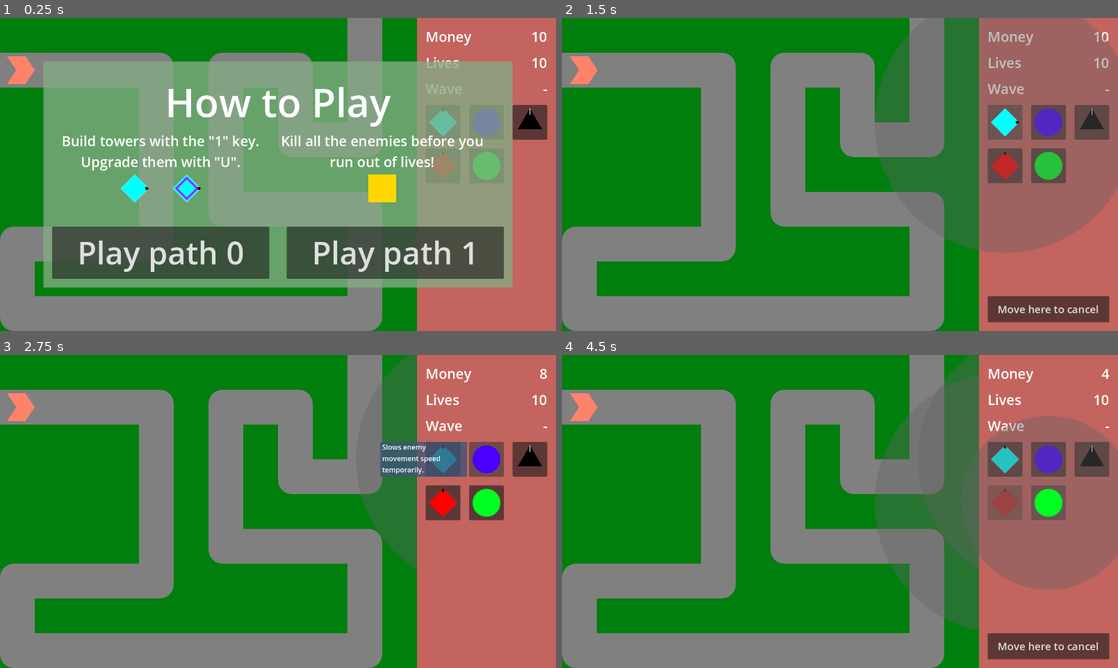
Above: before the commit, frames 1-4 (two rows, left to right).
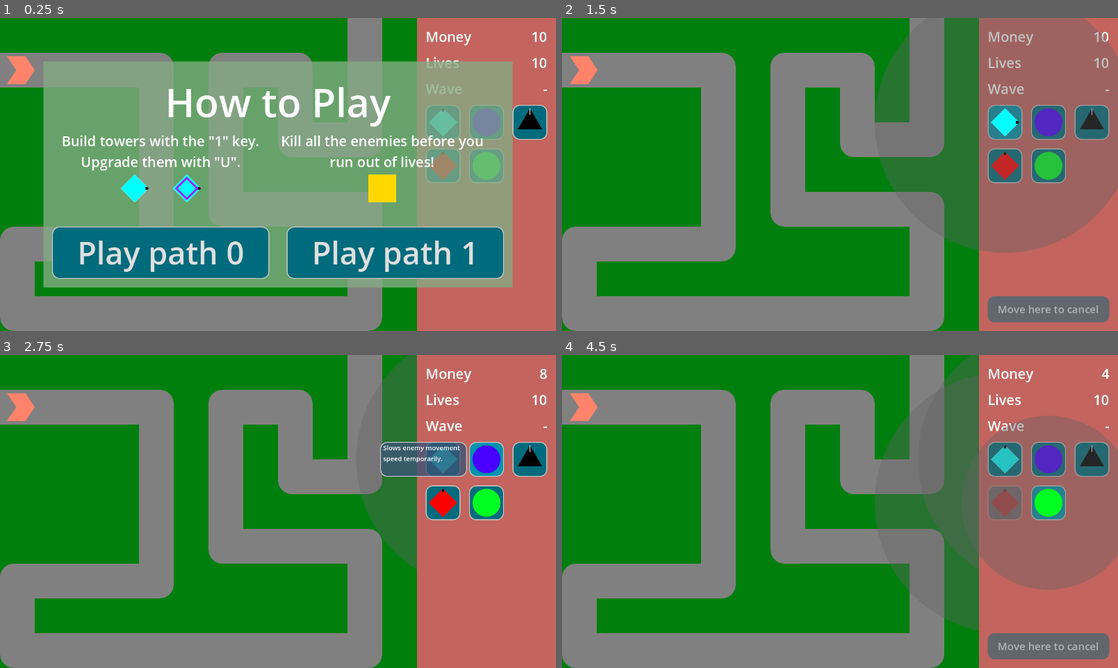
Above: after the commit, the same moments.

Repository: phrasmotica/godot-tower-defence
Game: Godot game, scene res://scenes/game.tscn
Same seed, same stepped clock (60 frames per second), same inputs: the game is played once before the commit and once after it.
Inputs (mouse positions are in pixels of both pictures, inside the frame that each line leads up to):
- Up to frame 1 (0.25 s): no input
- Up to frame 2 (1.5 s): click "Play path 0" at 0.5 s; click (1006, 121) at 1.25 s
- Up to frame 3 (2.75 s): click (489, 458) at 2 s
- Up to frame 4 (4.5 s): click (1090, 458) at 2.75 s; click (1006, 502) at 3.5 s; click (1051, 502) at 4.25 s

The runs differ from the first frame. In frame 1, 12% of the frame differs, in the area x 9-99%, y 27-84%; in frame 2, 4.1%; in frame 3, 2.3%; in frame 4, 3.7%.

Commit message:
Create UI theme and add specifications for buttons and panel containers

Diff:
--- /dev/null
+++ b/assets/themes/td_theme.tres
@@ -0,0 +1,78 @@
+[gd_resource type="Theme" load_steps=7 format=3 uid="uid://bqnr1830yqwqe"]
+
+[sub_resource type="StyleBoxFlat" id="StyleBoxFlat_2uvb4"]
+bg_color = Color(0, 0.419608, 0.486275, 0.392157)
+border_width_left = 2
+border_width_top = 2
+border_width_right = 2
+border_width_bottom = 2
+border_color = Color(0.8, 0.8, 0.8, 0.313726)
+corner_radius_top_left = 16
+corner_radius_top_right = 16
+corner_radius_bottom_right = 16
+corner_radius_bottom_left = 16
+
+[sub_resource type="StyleBoxFlat" id="StyleBoxFlat_pq3jk"]
+bg_color = Color(6.73831e-07, 0.576408, 0.6651, 1)
+border_width_left = 2
+border_width_top = 2
+border_width_right = 2
+border_width_bottom = 2
+corner_radius_top_left = 16
+corner_radius_top_right = 16
+corner_radius_bottom_right = 16
+corner_radius_bottom_left = 16
+
+[sub_resource type="StyleBoxFlat" id="StyleBoxFlat_xjamj"]
+bg_color = Color(0, 0.419608, 0.486275, 1)
+border_width_left = 2
+border_width_top = 2
+border_width_right = 2
+border_width_bottom = 2
+corner_radius_top_left = 16
+corner_radius_top_right = 16
+corner_radius_bottom_right = 16
+corner_radius_bottom_left = 16
+
+[sub_resource type="StyleBoxFlat" id="StyleBoxFlat_celpd"]
+bg_color = Color(6.49765e-07, 0.351266, 0.408333, 1)
+border_width_left = 2
+border_width_top = 2
+border_width_right = 2
+border_width_bottom = 2
+corner_radius_top_left = 16
+corner_radius_top_right = 16
+corner_radius_bottom_right = 16
+corner_radius_bottom_left = 16
+
+[sub_resource type="StyleBoxFlat" id="StyleBoxFlat_xnvu8"]
+bg_color = Color(0, 0.419608, 0.486275, 0.498039)
+corner_radius_top_left = 16
+corner_radius_top_right = 16
+corner_radius_bottom_right = 16
+corner_radius_bottom_left = 16
+
+[sub_resource type="StyleBoxFlat" id="StyleBoxFlat_26c2h"]
+bg_color = Color(0.235294, 0.329412, 0.462745, 0.784314)
+border_width_left = 2
+border_width_top = 2
+border_width_right = 2
+border_width_bottom = 2
+corner_radius_top_left = 16
+corner_radius_top_right = 16
+corner_radius_bottom_right = 16
+corner_radius_bottom_left = 16
+
+[resource]
+Button/font_sizes/font_size = 24
+Button/styles/disabled = SubResource("StyleBoxFlat_2uvb4")
+Button/styles/hover = SubResource("StyleBoxFlat_pq3jk")
+Button/styles/normal = SubResource("StyleBoxFlat_xjamj")
+Button/styles/pressed = SubResource("StyleBoxFlat_celpd")
+ButtonArea/base_type = &"Button"
+ButtonArea/colors/font_color = Color(1, 1, 1, 0.498039)
+ButtonArea/styles/normal = SubResource("StyleBoxFlat_xnvu8")
+Label/font_sizes/font_size = 15
+MarginContainer/constants/margin_left = 5
+MarginContainer/constants/margin_right = 5
+PanelContainer/styles/panel = SubResource("StyleBoxFlat_26c2h")
--- a/scenes/ui/create_tower_button.tscn
+++ b/scenes/ui/create_tower_button.tscn
@@ -1,16 +1,19 @@
-[gd_scene load_steps=3 format=3 uid="uid://b33exbjvcsol6"]
+[gd_scene load_steps=4 format=3 uid="uid://b33exbjvcsol6"]
 
+[ext_resource type="Theme" uid="uid://bqnr1830yqwqe" path="res://assets/themes/td_theme.tres" id="1_7nris"]
 [ext_resource type="Texture2D" uid="uid://b3723x1ovx18d" path="res://assets/sprites/tower1.png" id="1_gsfqf"]
 [ext_resource type="Script" path="res://scripts/create_tower_button.gd" id="2_8baml"]
 
-[node name="CreateTowerButton" type="Button"]
+[node name="CreateTowerButton" type="Button" node_paths=PackedStringArray("description_text")]
 offset_right = 80.0
 offset_bottom = 80.0
 focus_mode = 0
+theme = ExtResource("1_7nris")
 icon = ExtResource("1_gsfqf")
 icon_alignment = 1
 script = ExtResource("2_8baml")
 action_name = &"tower_1"
+description_text = NodePath("TowerDescription/Background/MarginContainer/Label")
 
 [node name="TowerDescription" type="Control" parent="."]
 anchors_preset = 0
@@ -18,19 +21,19 @@
 offset_right = -5.0
 offset_bottom = 80.0
 
-[node name="Background" type="ColorRect" parent="TowerDescription"]
+[node name="Background" type="PanelContainer" parent="TowerDescription"]
 layout_mode = 0
 offset_right = 200.0
 offset_bottom = 80.0
-color = Color(0.235294, 0.329412, 0.462745, 0.784314)
+theme = ExtResource("1_7nris")
 
-[node name="Label" type="Label" parent="TowerDescription"]
-layout_mode = 0
-offset_left = 5.0
-offset_right = 195.0
-offset_bottom = 80.0
-theme_override_font_sizes/font_size = 16
-text = "Tower description goes here, and will be altered by whichever tower the button is for."
+[node name="MarginContainer" type="MarginContainer" parent="TowerDescription/Background"]
+layout_mode = 2
+
+[node name="Label" type="Label" parent="TowerDescription/Background/MarginContainer"]
+custom_minimum_size = Vector2(0, 75)
+layout_mode = 2
+text = "Shoots simple bullets at enemies."
 autowrap_mode = 2
 text_overrun_behavior = 3
 
--- a/scenes/ui/game_over.tscn
+++ b/scenes/ui/game_over.tscn
@@ -1,6 +1,7 @@
-[gd_scene load_steps=2 format=3 uid="uid://bfpflw4sl38vd"]
+[gd_scene load_steps=3 format=3 uid="uid://bfpflw4sl38vd"]
 
 [ext_resource type="Script" path="res://scripts/game_over.gd" id="1_7ke0v"]
+[ext_resource type="Theme" uid="uid://bqnr1830yqwqe" path="res://assets/themes/td_theme.tres" id="2_o0clg"]
 
 [node name="GameOver" type="Control"]
 layout_mode = 3
@@ -52,6 +53,7 @@
 offset_right = 780.0
 offset_bottom = 490.0
 mouse_default_cursor_shape = 2
+theme = ExtResource("2_o0clg")
 theme_override_font_sizes/font_size = 72
 text = "Restart"
 
--- a/scenes/ui/game_ui.tscn
+++ b/scenes/ui/game_ui.tscn
@@ -1,6 +1,7 @@
-[gd_scene load_steps=14 format=3 uid="uid://drho24vtc7gs3"]
+[gd_scene load_steps=15 format=3 uid="uid://drho24vtc7gs3"]
 
 [ext_resource type="Script" path="res://scripts/game_ui.gd" id="1_7yk5n"]
+[ext_resource type="Theme" uid="uid://bqnr1830yqwqe" path="res://assets/themes/td_theme.tres" id="1_px4ul"]
 [ext_resource type="PackedScene" uid="uid://bm6ytyxvbceh0" path="res://scenes/towers/gun_tower.tscn" id="2_86mwy"]
 [ext_resource type="PackedScene" uid="uid://b33exbjvcsol6" path="res://scenes/ui/create_tower_button.tscn" id="2_in1v2"]
 [ext_resource type="Texture2D" uid="uid://bauh87fo4ohfx" path="res://assets/sprites/slowTower.png" id="4_ydxgj"]
@@ -180,6 +181,7 @@
 offset_right = 300.0
 offset_bottom = 140.0
 focus_mode = 0
+theme = ExtResource("1_px4ul")
 theme_override_font_sizes/font_size = 24
 text = "Sell"
 
@@ -191,7 +193,8 @@
 offset_right = 300.0
 offset_bottom = 700.0
 focus_mode = 0
-theme_override_font_sizes/font_size = 24
+theme = ExtResource("1_px4ul")
+theme_type_variation = &"ButtonArea"
 text = "Move here to cancel"
 
 [node name="CancelArea" type="Area2D" parent="ColorRect/CancelButton"]
--- a/scenes/ui/start_game.tscn
+++ b/scenes/ui/start_game.tscn
@@ -1,9 +1,10 @@
-[gd_scene load_steps=5 format=3 uid="uid://c4jpggyrn7oc2"]
+[gd_scene load_steps=6 format=3 uid="uid://c4jpggyrn7oc2"]
 
 [ext_resource type="Script" path="res://scripts/start_game.gd" id="1_1nknf"]
 [ext_resource type="Texture2D" uid="uid://b3723x1ovx18d" path="res://assets/sprites/tower1.png" id="1_pmmug"]
 [ext_resource type="Texture2D" uid="uid://bqxjks1khgpr4" path="res://assets/sprites/tower1upgrade1.png" id="2_oohv1"]
 [ext_resource type="Texture2D" uid="uid://da1oud3sx5goq" path="res://assets/sprites/enemy1.jpg" id="3_it5qd"]
+[ext_resource type="Theme" uid="uid://bqnr1830yqwqe" path="res://assets/themes/td_theme.tres" id="5_8fbss"]
 
 [node name="StartGame" type="Control"]
 layout_mode = 3
@@ -115,6 +116,7 @@
 offset_right = 520.0
 offset_bottom = 500.0
 mouse_default_cursor_shape = 2
+theme = ExtResource("5_8fbss")
 theme_override_font_sizes/font_size = 72
 text = "Play path 0"
 
@@ -125,6 +127,7 @@
 offset_right = 1060.0
 offset_bottom = 500.0
 mouse_default_cursor_shape = 2
+theme = ExtResource("5_8fbss")
 theme_override_font_sizes/font_size = 72
 text = "Play path 1"
 
--- a/scenes/ui/upgrade_tower_button.tscn
+++ b/scenes/ui/upgrade_tower_button.tscn
@@ -1,5 +1,6 @@
-[gd_scene load_steps=2 format=3 uid="uid://dx8exrpefyqrk"]
+[gd_scene load_steps=3 format=3 uid="uid://dx8exrpefyqrk"]
 
+[ext_resource type="Theme" uid="uid://bqnr1830yqwqe" path="res://assets/themes/td_theme.tres" id="1_0hbru"]
 [ext_resource type="Script" path="res://scripts/upgrade_tower_button.gd" id="1_o1ho0"]
 
 [node name="UpgradeTowerButton" type="Button"]
@@ -7,7 +8,7 @@
 offset_right = 180.0
 offset_bottom = 80.0
 focus_mode = 0
-theme_override_font_sizes/font_size = 24
+theme = ExtResource("1_0hbru")
 text = "Upgrade"
 script = ExtResource("1_o1ho0")
 
@@ -18,18 +19,17 @@
 offset_right = -5.0
 offset_bottom = 80.0
 
-[node name="Background" type="ColorRect" parent="TowerDescription"]
+[node name="Background" type="PanelContainer" parent="TowerDescription"]
 layout_mode = 0
 offset_right = 200.0
 offset_bottom = 60.0
-color = Color(0.235294, 0.329412, 0.462745, 0.784314)
 
-[node name="Label" type="Label" parent="TowerDescription"]
-layout_mode = 0
-offset_left = 5.0
-offset_right = 195.0
-offset_bottom = 60.0
-theme_override_font_sizes/font_size = 16
+[node name="MarginContainer" type="MarginContainer" parent="TowerDescription/Background"]
+layout_mode = 2
+
+[node name="Label" type="Label" parent="TowerDescription/Background/MarginContainer"]
+custom_minimum_size = Vector2(0, 53)
+layout_mode = 2
 text = "Upgrade description goes here, and will be altered by whichever tower the button is for."
 autowrap_mode = 2
 text_overrun_behavior = 3
--- a/scripts/create_tower_button.gd
+++ b/scripts/create_tower_button.gd
@@ -4,7 +4,9 @@
 @export var action_name: StringName
 
 @onready var description = $TowerDescription
-@onready var description_text = $TowerDescription/Label
+
+@export
+var description_text: Label
 
 var tower_price := 0
 
